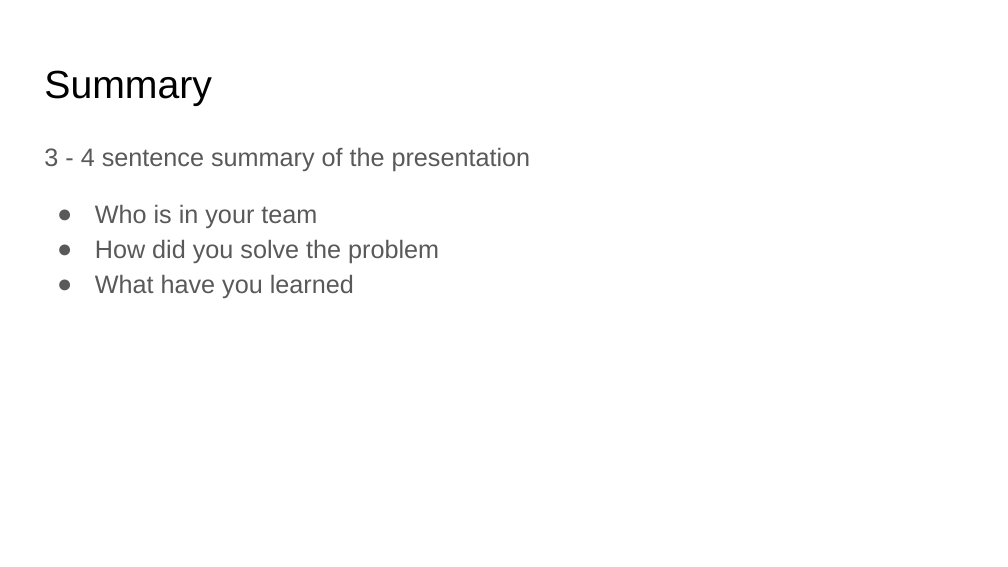
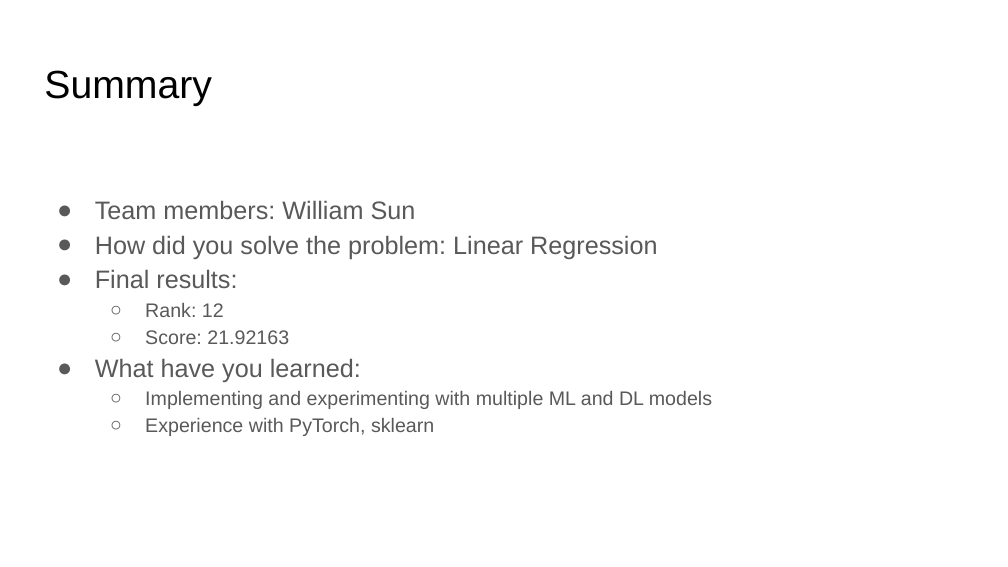
Before and after one commit to wis003/CSE151B, a slide deck: slide 2 of Kaggle Competition/Submission/CSE 151B Presentation.pptx. Drawn at 1008x567 pixels with LibreOffice and Linux fonts; fonts in the diff are those of the drawing. Boxes give left, top, right and bottom in pixels: in the first picture for what was removed or moved away, otherwise in the second. Text is boxed around its words. In the diff, an @@ line names an element or a change of style, - is before the commit and + after.

```diff
--- a/Kaggle Competition/Submission/CSE 151B Presentation.pptx
+++ b/Kaggle Competition/Submission/CSE 151B Presentation.pptx
@@ text at [95, 200, 712, 436]: text changed; size 18 to 14 pt @@
-3 - 4 sentence summary of the presentation
-● Who is in your team
-● How did you solve the problem
-● What have you learned
+● Team members: William Sun
+● How did you solve the problem: Linear Regression
+● Final results:
+  ○ Rank: 12
+  ○ Score: 21.92163
+● What have you learned:
+  ○ Implementing and experimenting with multiple ML and DL models
+  ○ Experience with PyTorch, sklearn
```
Also in this commit, not shown: 13 slides added, 10 slides removed, 1 other file.
